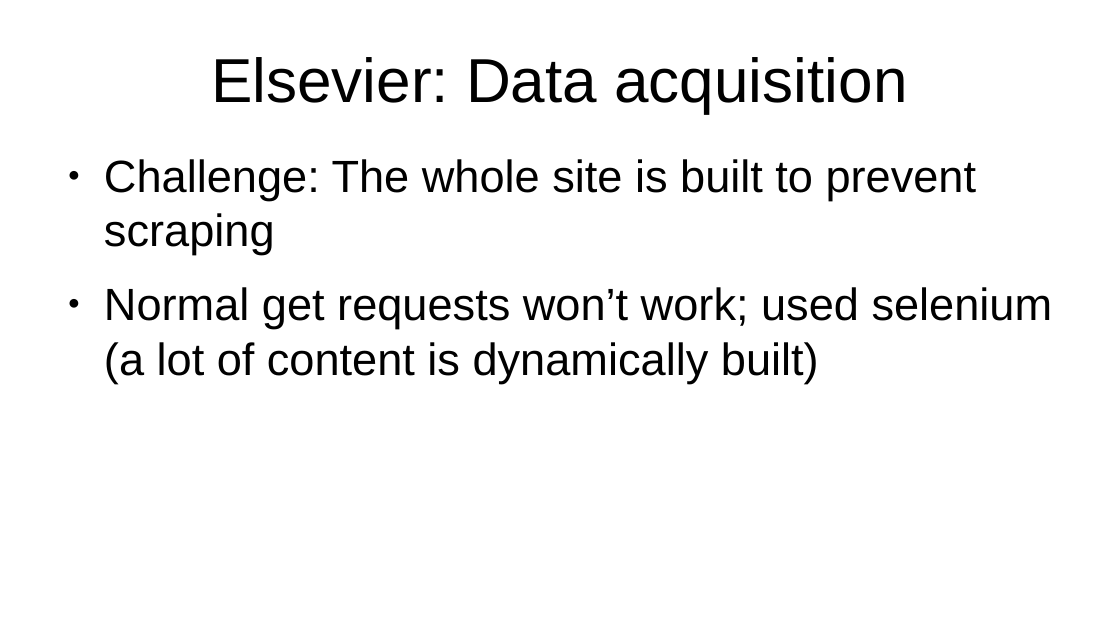
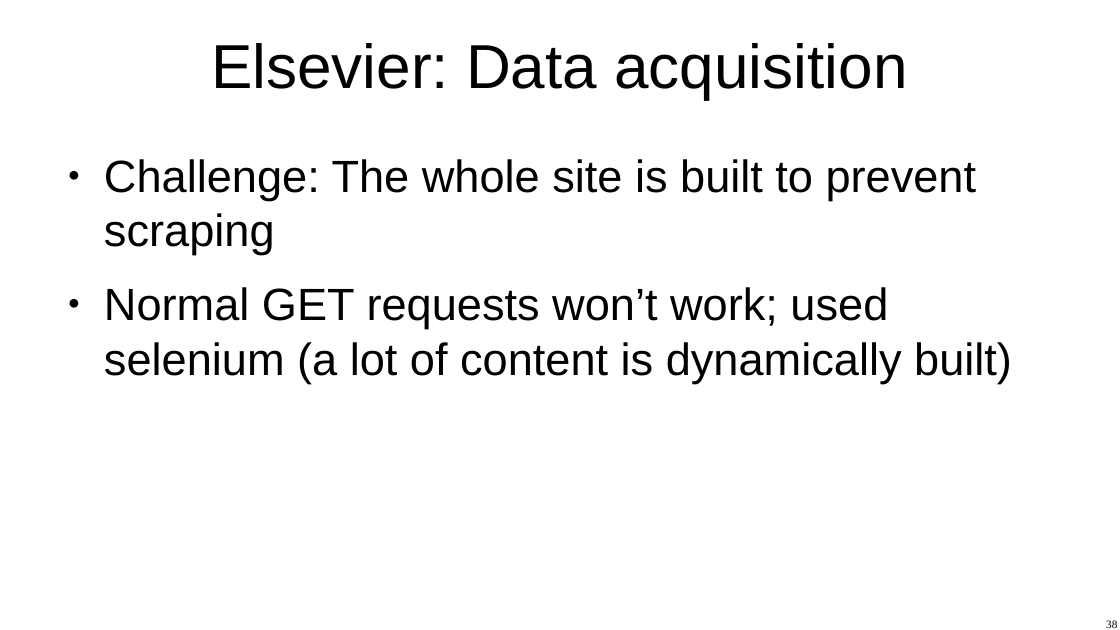
Before and after one commit to XibrenX/MasterThesis, a slide deck: slide 38 of slides/presentatie.odp (slide 34 before the commit). Drawn at 1120x630 pixels with LibreOffice and Linux fonts; fonts in the diff are those of the drawing. Boxes give left, top, right and bottom in pixels: in the first picture for what was removed or moved away, otherwise in the second. Text is boxed around its words. In the diff, an @@ line names an element or a change of style, - is before the commit and + after.

```diff
--- a/slides/presentatie.odp
+++ b/slides/presentatie.odp
@@ title "Elsevier: Data acquisition": place and size @@
-title "Elsevier: Data acquisition" at [211,57,907,113]
+title "Elsevier: Data acquisition" at [211,43,907,99]
@@ text at [104,287,1012,383]: text changed @@
-● Normal get requests won’t work; used selenium (a lot of content is dynamically built)
+● Normal GET requests won’t work; used selenium (a lot of content is dynamically built)
@@ page number added at [1106,620,1117,628], 8 pt, text #000000 @@
+38
```
Also in this commit, not shown: 34 other slides changed, 7 slides added, 1 slide removed, 5 other files.
